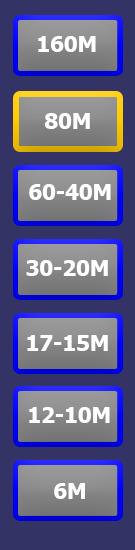
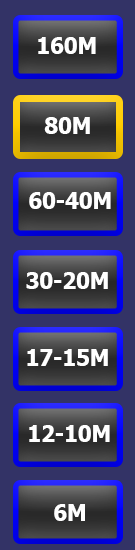
Layered file, before and after one edit (135 × 550). Changes by layer:
painted on "17-15M" over [27, 335, 108, 366]
painted on "30-20M" over [26, 260, 108, 289]
painted on "60-40M" over [29, 184, 111, 209]
painted on "80M" over [44, 113, 90, 134]
painted on "6M" over [54, 483, 85, 521]
painted on "12-10M" over [29, 407, 110, 442]
painted on "160M" over [38, 36, 96, 54]
painted on "Button7" over [13, 460, 123, 544]
painted on "Button6" over [13, 386, 123, 467]
painted on "Button5" over [13, 313, 123, 391]
painted on "Button4" over [13, 239, 123, 314]
painted on "Button3" over [13, 165, 123, 236]
painted on "Button2" over [13, 91, 123, 159]
painted on "Button1" over [13, 15, 123, 79]